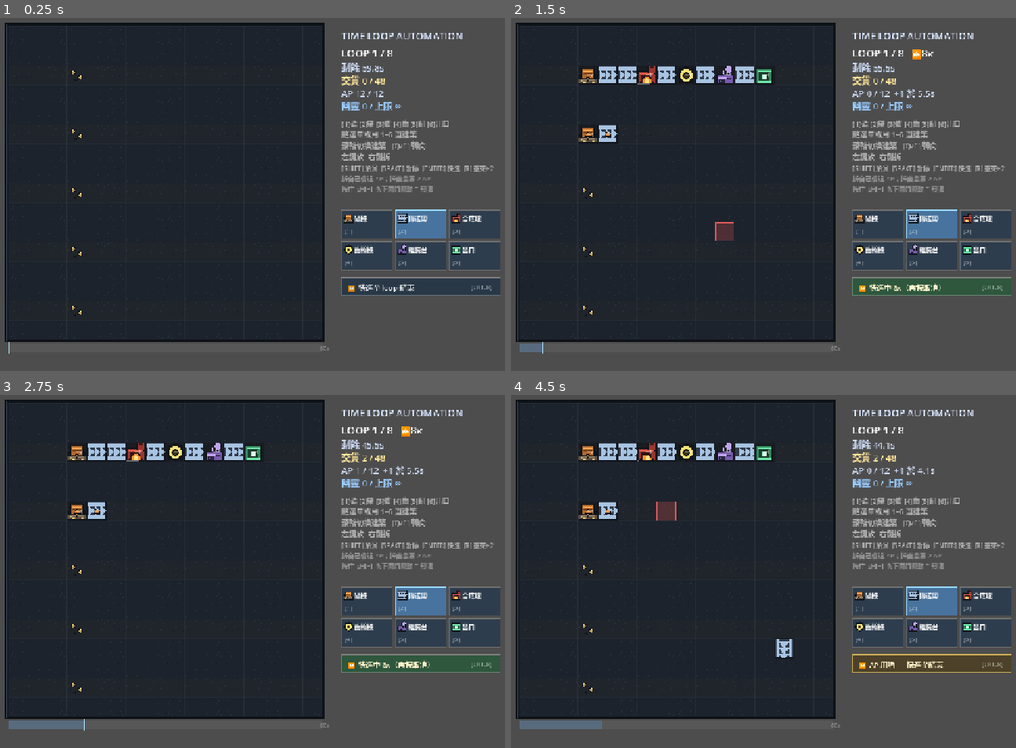
Above: before the commit, frames 1-4 (two rows, left to right).
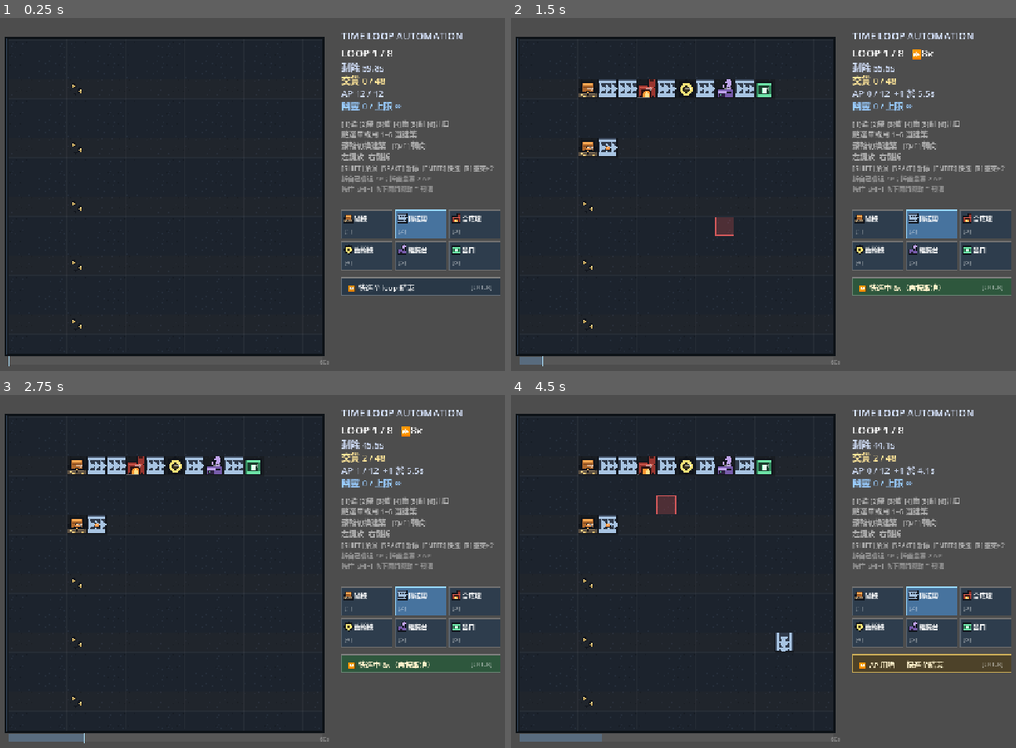
Above: after the commit, the same moments.

Repository: NoahYau/time-loop-mini-automation
Game: Godot game, scene res://scenes/sandbox.tscn
Same seed, same stepped clock (60 frames per second), same inputs: the game is played once before the commit and once after it.
Inputs (mouse positions are in pixels of both pictures, inside the frame that each line leads up to):
- Up to frame 1 (0.25 s): no input
- Up to frame 2 (1.5 s): tap Enter at 0.5 s; move the mouse to (960, 176) at 0.52 s; hold D 0.53-1.25 s; tap B at 0.6 s; click (960, 176) at 0.67 s; tap Space at 0.77, 1.25 s; drag from (697, 212) to (793, 265) at 1.27 s
- Up to frame 3 (2.75 s): move the mouse to (373, 493) at 2.02 s; hold D from 2.03 s (still down); tap E at 2.1 s
- Up to frame 4 (4.5 s): release D at 2.75 s; tap Enter at 2.75 s; drag from (793, 642) to (637, 518) at 2.77 s; move the mouse to (1010, 624) at 3.52 s; hold A 3.53-4.25 s; tap G at 3.6 s; tap Space at 3.77, 4.25 s; drag from (637, 518) to (728, 483) at 4.27 s

The runs differ from the first frame. In frame 1, 5.2% of the frame differs, in the area x 0-66%, y 1-99%; in frame 2, 8.3%; in frame 3, 8.4%; in frame 4, 8.7%.

Commit message:
fix(ui): 棋盤同預演標籤向下移，令「預演 PREVIEW」完整顯示

Diff:
--- a/game/scenes/sandbox.gd
+++ b/game/scenes/sandbox.gd
@@ -9,10 +9,10 @@
 const LoopManager = preload("res://sim/loop_manager.gd")
 
 const CELL := 40.0
-const ORIGIN := Vector2(20, 16)
+const ORIGIN := Vector2(20, 44)
 const BUILD_TICKS: int = K.BUILD_TICKS
-const TL_Y := 664.0                # 時間軸
-const TL_H := 18.0
+const TL_Y := 692.0                # 時間軸
+const TL_H := 16.0
 const PANEL_X := 700.0
 const PALETTE_Y := 392.0           # 建築選單頂部
 const PALETTE_BTN := Vector2(104, 58)
@@ -445,7 +445,7 @@
 
 	if previewing:
 		draw_rect(Rect2(ORIGIN - Vector2(6, 6), Vector2(K.GRID_W * CELL + 12, K.GRID_H * CELL + 12)), Color(0.35, 0.6, 1.0, 0.06))
-		draw_string(font, Vector2(ORIGIN.x, ORIGIN.y - 10), "預演 PREVIEW  t = %.1fs / %.0fs" % [float(pv_tick) / K.SIM_HZ, float(K.LOOP_TICKS) / K.SIM_HZ], HORIZONTAL_ALIGNMENT_LEFT, -1, 15, Color(0.6, 0.85, 1.0))
+		draw_string(font, Vector2(ORIGIN.x, ORIGIN.y - 12), "預演 PREVIEW  t = %.1fs / %.0fs" % [float(pv_tick) / K.SIM_HZ, float(K.LOOP_TICKS) / K.SIM_HZ], HORIZONTAL_ALIGNMENT_LEFT, -1, 15, Color(0.6, 0.85, 1.0))
 	if toast_timer > 0.0 and toast != "":
 		var a: float = clampf(toast_timer / 0.6, 0.0, 1.0)
 		var tw: float = font.get_string_size(toast, HORIZONTAL_ALIGNMENT_LEFT, -1, 15).x
